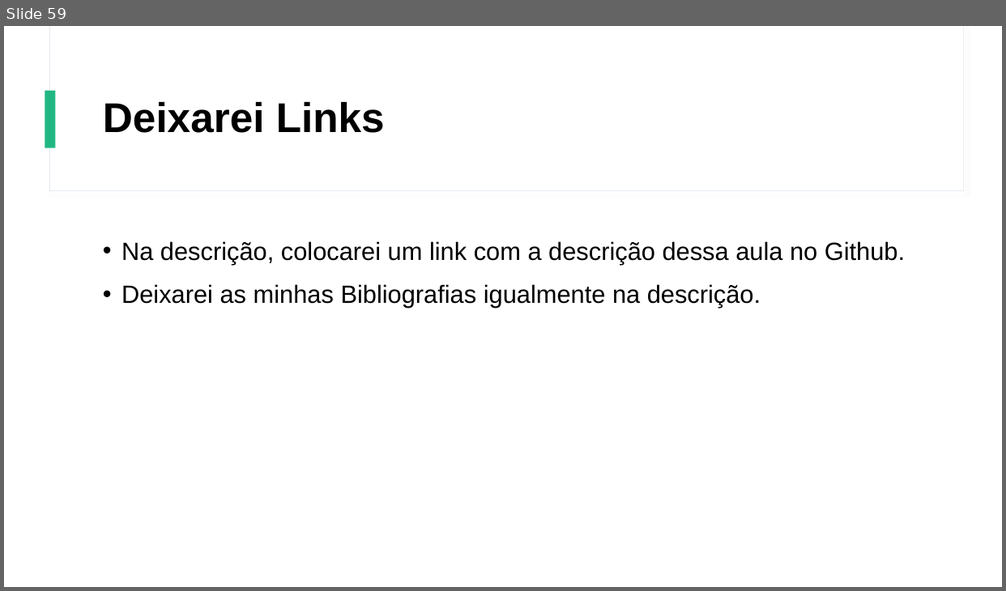
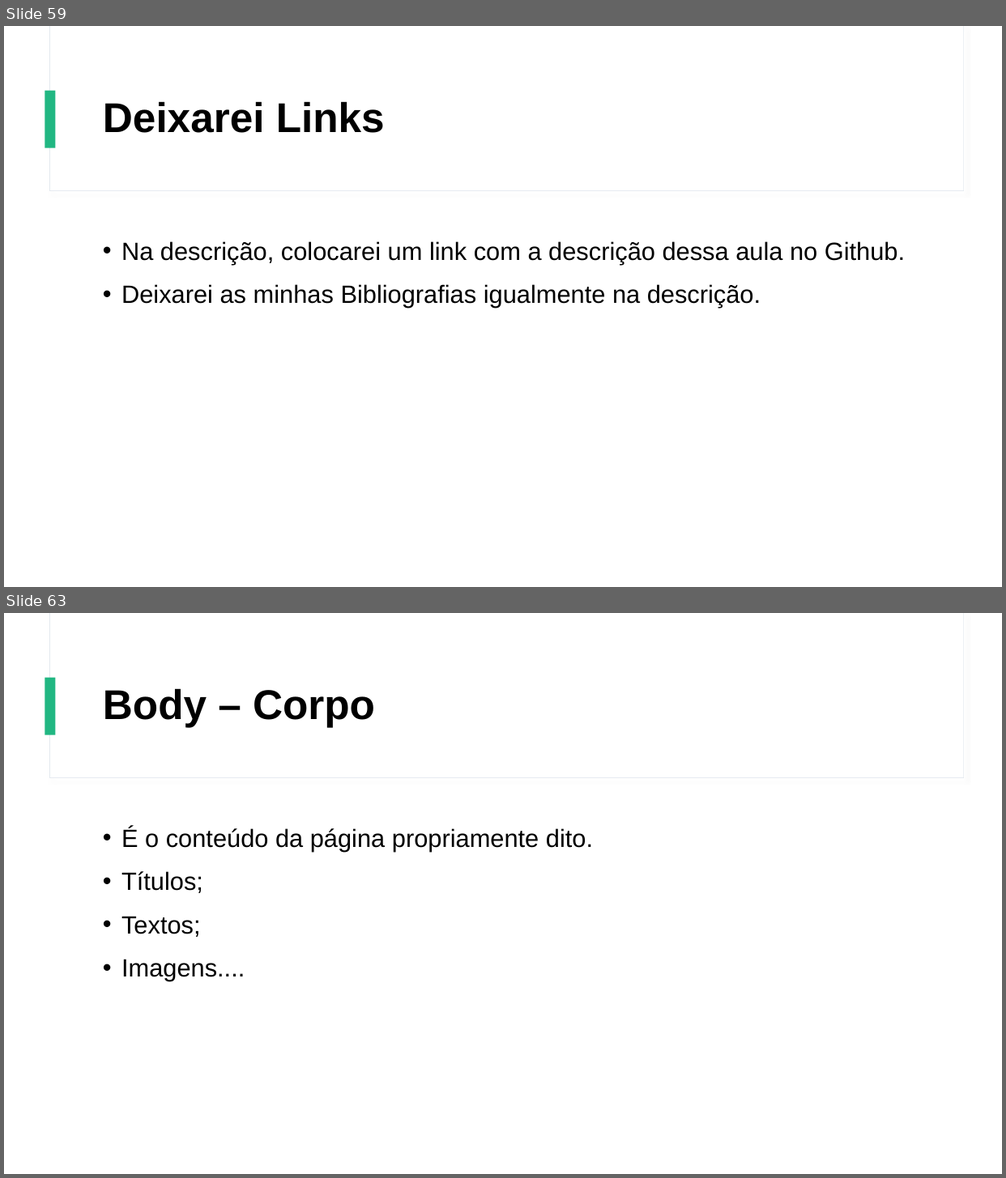
Before and after one commit to Gustavo6401/CursoHTMLCSS, a slide deck: Power Point/Curso de HTML e CSS.pptx. Shown one above the other, each under a label of ours: slide 59 before the commit, slides 59 and 63 after it; the slides between them are not shown. The pictures are 1006x591 and 1006x1178 pixels, drawn with LibreOffice and Linux fonts; fonts in the diff are those of the drawing. Boxes give left, top, right and bottom in pixels: in the first picture for what was removed or moved away, otherwise in the second. Text is boxed around its words. In the diff, an @@ line names an element or a change of style, - is before the commit and + after.

```diff
--- a/Power Point/Curso de HTML e CSS.pptx
+++ b/Power Point/Curso de HTML e CSS.pptx
@@ slide 63 added at (4, 613, 1002, 1174), background #FFFFFF; not listed: 3 template elements that a slide beside it also shows @@
@@ title added at (103, 688, 375, 727), 40 pt, text #000000, bold @@
+Body – Corpo
@@ text added at (121, 828, 593, 982), 24 pt, text #000000 @@
+• É o conteúdo da página propriamente dito.
+• Títulos;
+• Textos;
+• Imagens....
```
Also in this commit, not shown: 14 other slides added.
